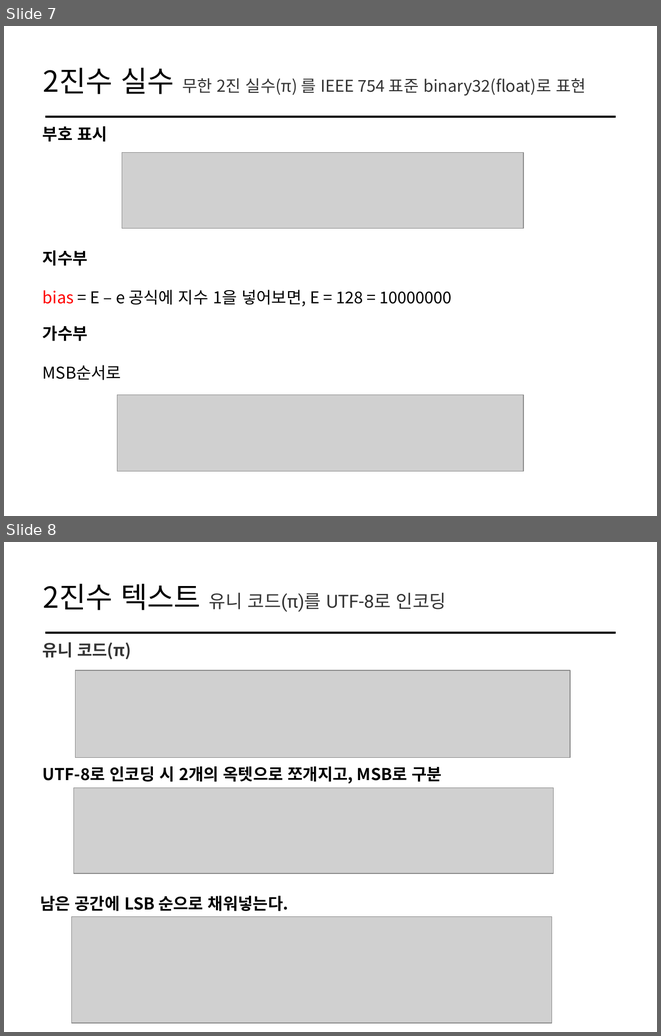
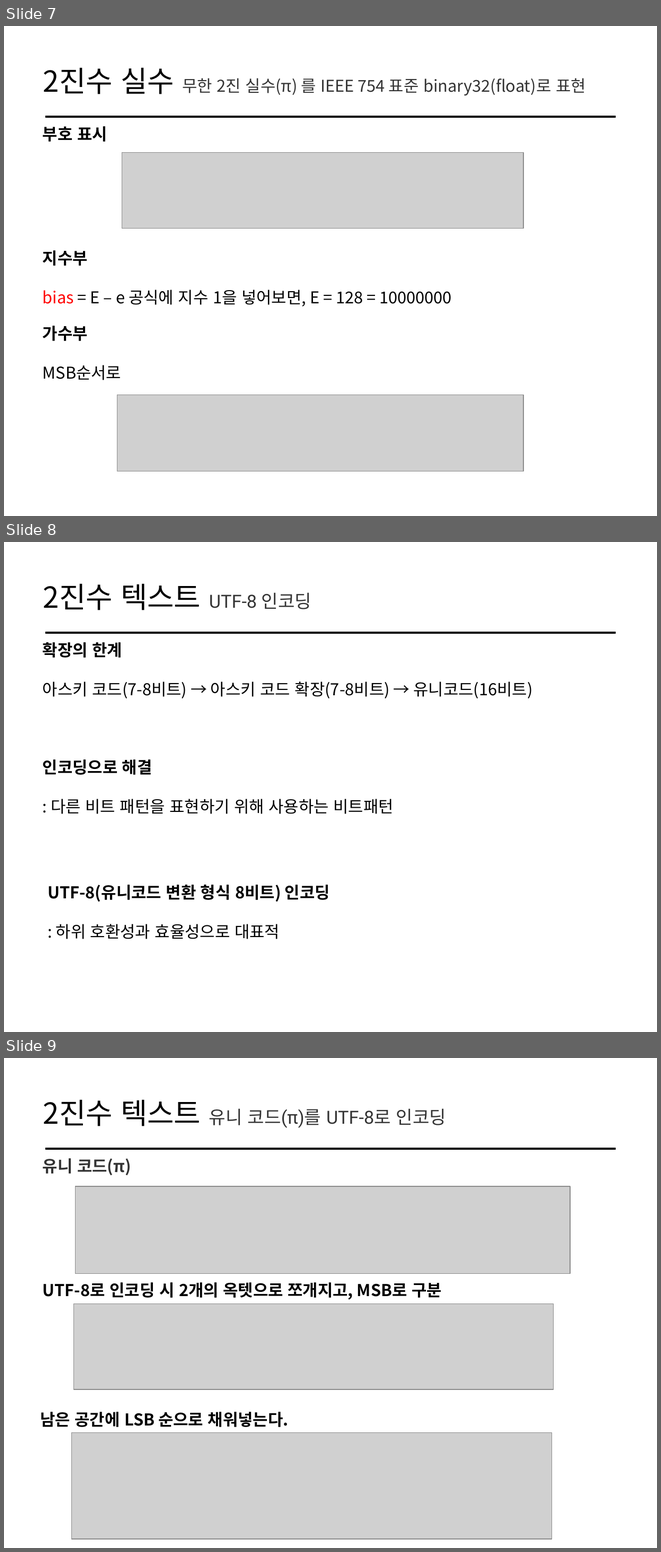
Before and after one commit to cs-study-org/cs-study, a slide deck: 01/yongki/LanguageSystem.pptx. Shown one above the other, each under a label of ours: slides 7 and 8 before the commit, slides 7, 8 and 9 after it. The pictures are 661x1036 and 661x1552 pixels, drawn with LibreOffice and Linux fonts; fonts in the diff are those of the drawing; grey boxes stand for pictures. Boxes give left, top, right and bottom in pixels: in the first picture for what was removed or moved away, otherwise in the second. Text is boxed around its words. In the diff, an @@ line names an element or a change of style, - is before the commit and + after.

```diff
--- a/01/yongki/LanguageSystem.pptx
+++ b/01/yongki/LanguageSystem.pptx
@@ slide 8 added at [4, 542, 657, 1032], background #FFFFFF @@
@@ text added at [43, 583, 312, 610], 20 pt, text #333333 @@
+2진수 텍스트 UTF-8 인코딩
@@ line added from (45, 633) to (616, 633), #000000 2 pt @@
@@ text added at [43, 642, 533, 698], 18 pt, text #000000 @@
+확장의 한계
+아스키 코드(7-8비트) → 아스키 코드 확장(7-8비트) → 유니코드(16비트)
@@ text added at [43, 759, 394, 814], 18 pt, text #000000 @@
+인코딩으로 해결
+: 다른 비트 패턴을 표현하기 위해 사용하는 비트패턴
@@ text added at [47, 884, 330, 939], 18 pt, text #000000, bold @@
+UTF-8(유니코드 변환 형식 8비트) 인코딩
+: 하위 호환성과 효율성으로 대표적
@@ what was slide 8 is now slide 9 @@
```
Also in this commit, not shown: 2 slides changed, 1 other slide added.
